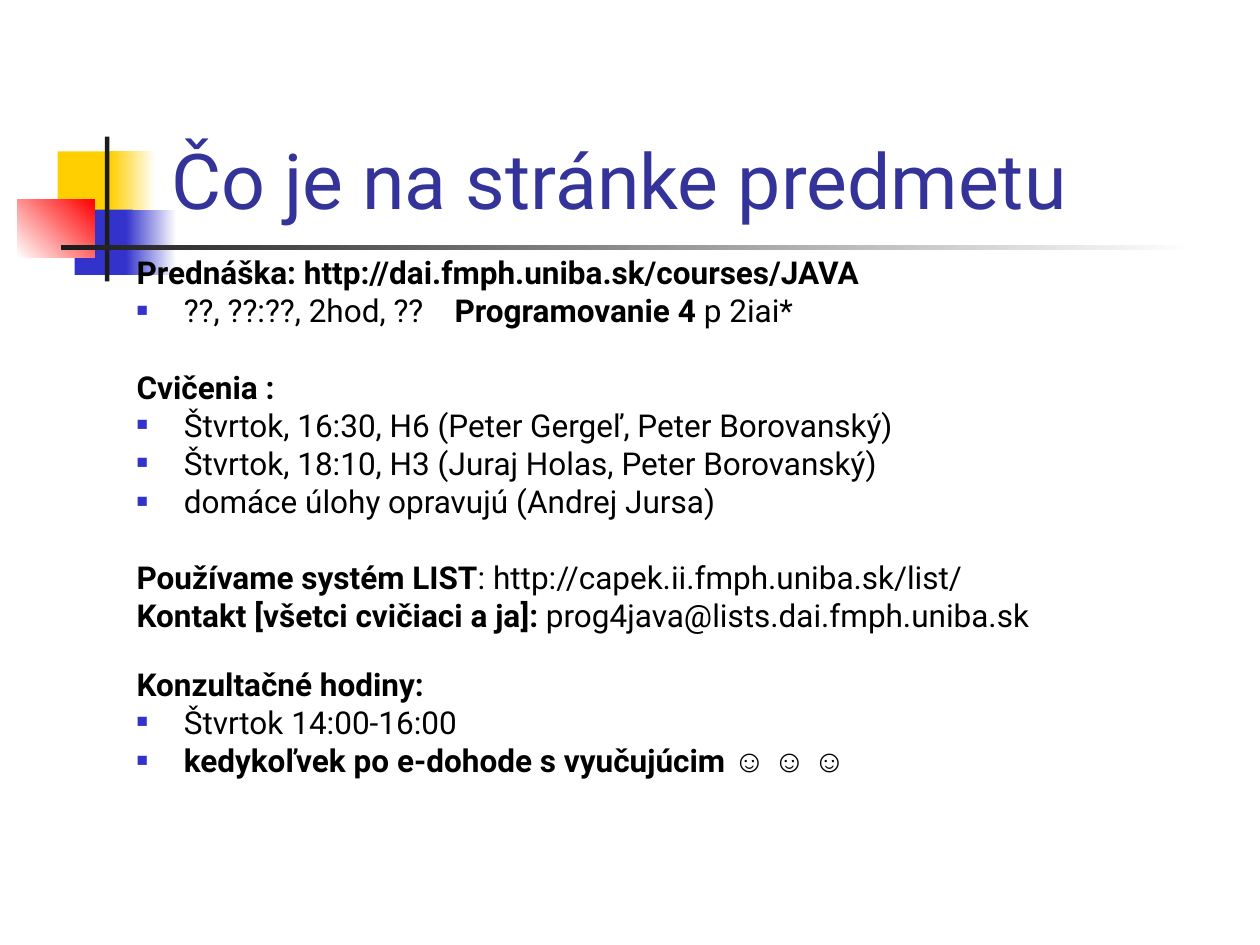
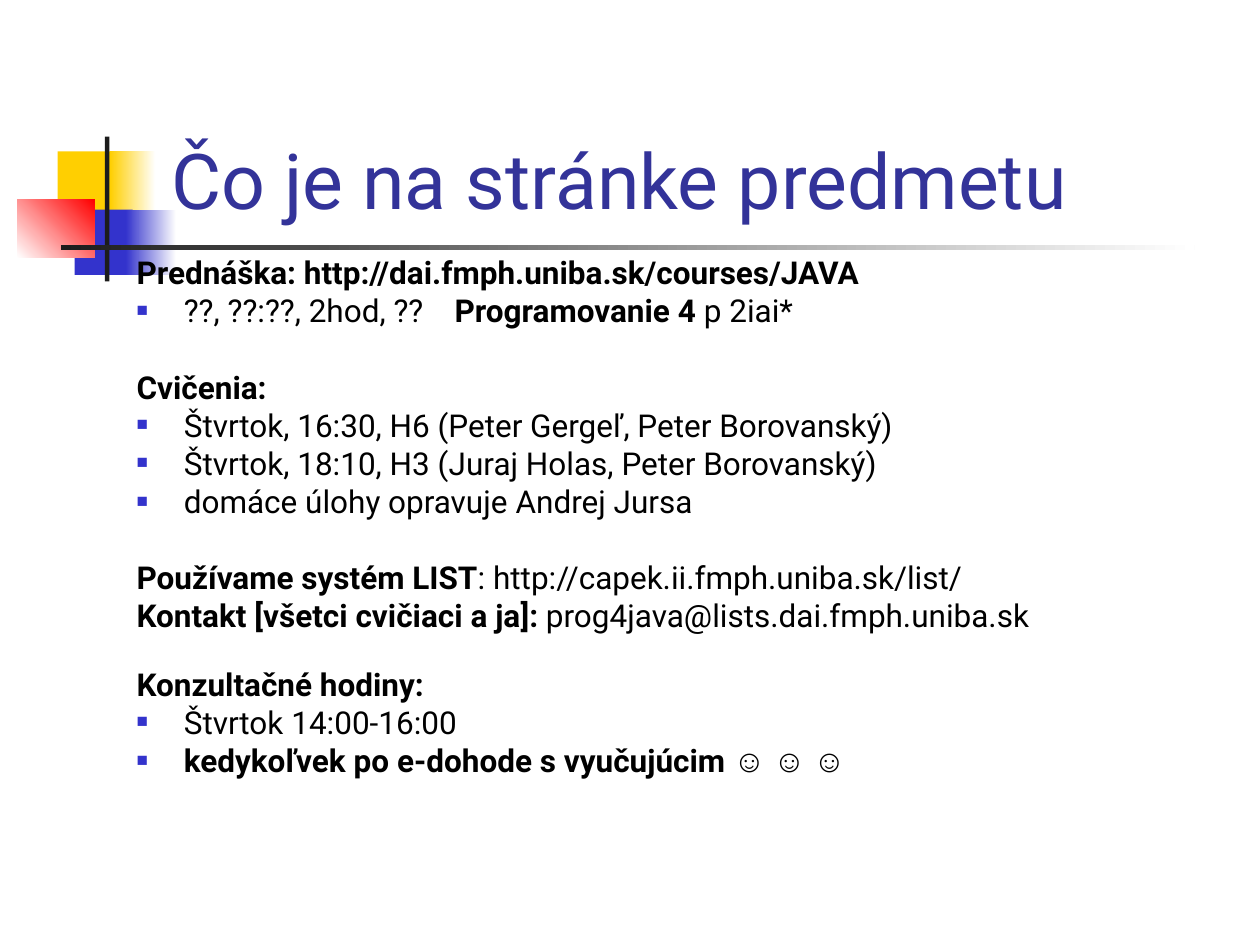
Before and after one commit to Programovanie4/Prednasky, a slide deck: slide 2 of 01/01_java.ppt. Drawn at 1260x945 pixels with LibreOffice and Linux fonts; fonts in the diff are those of the drawing. Boxes give left, top, right and bottom in pixels: in the first picture for what was removed or moved away, otherwise in the second. Text is boxed around its words. In the diff, an @@ line names an element or a change of style, - is before the commit and + after.

```diff
--- a/01/01_java.ppt
+++ b/01/01_java.ppt
@@ text at (x1=137, y1=375, x2=267, y2=400): spaces changed @@
-Cvičenia :
+Cvičenia:
@@ text at (x1=184, y1=489, x2=693, y2=520): text changed @@
-■ domáce úlohy opravujú (Andrej Jursa)
+■ domáce úlohy opravuje Andrej Jursa
```
Also in this commit, not shown: 8 other slides changed, 4 slides added, 1 other file.
